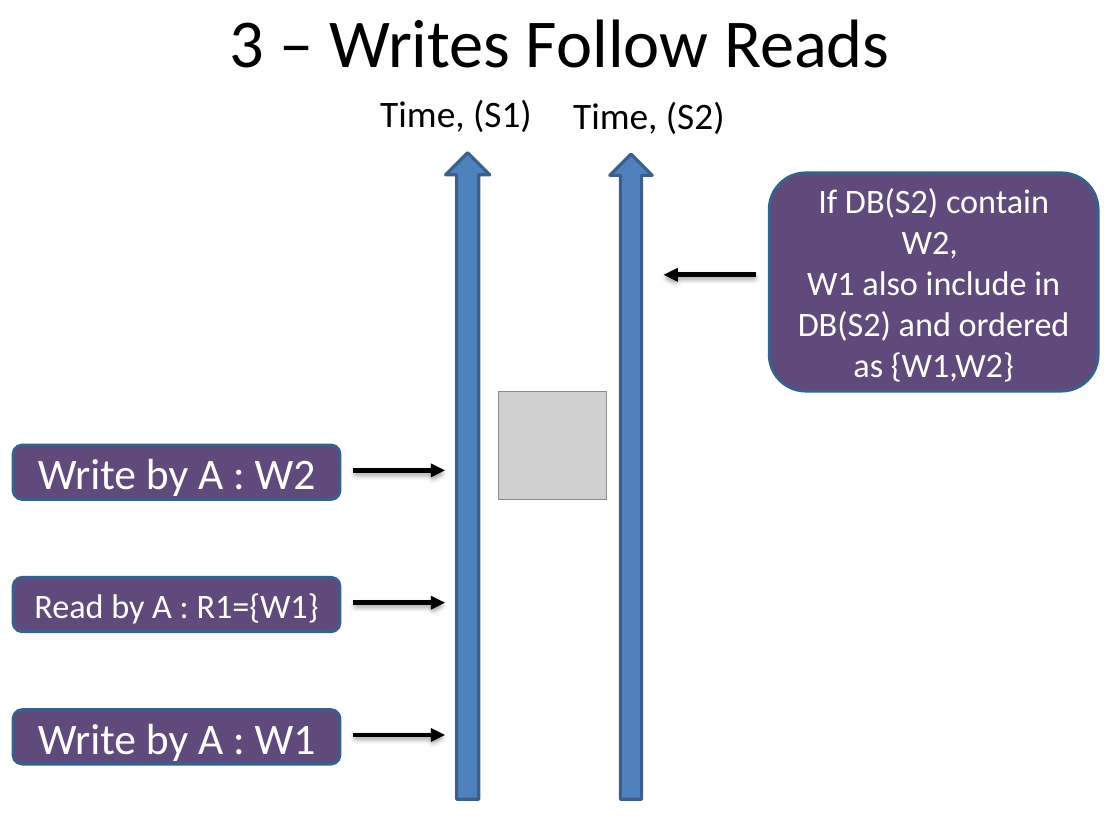
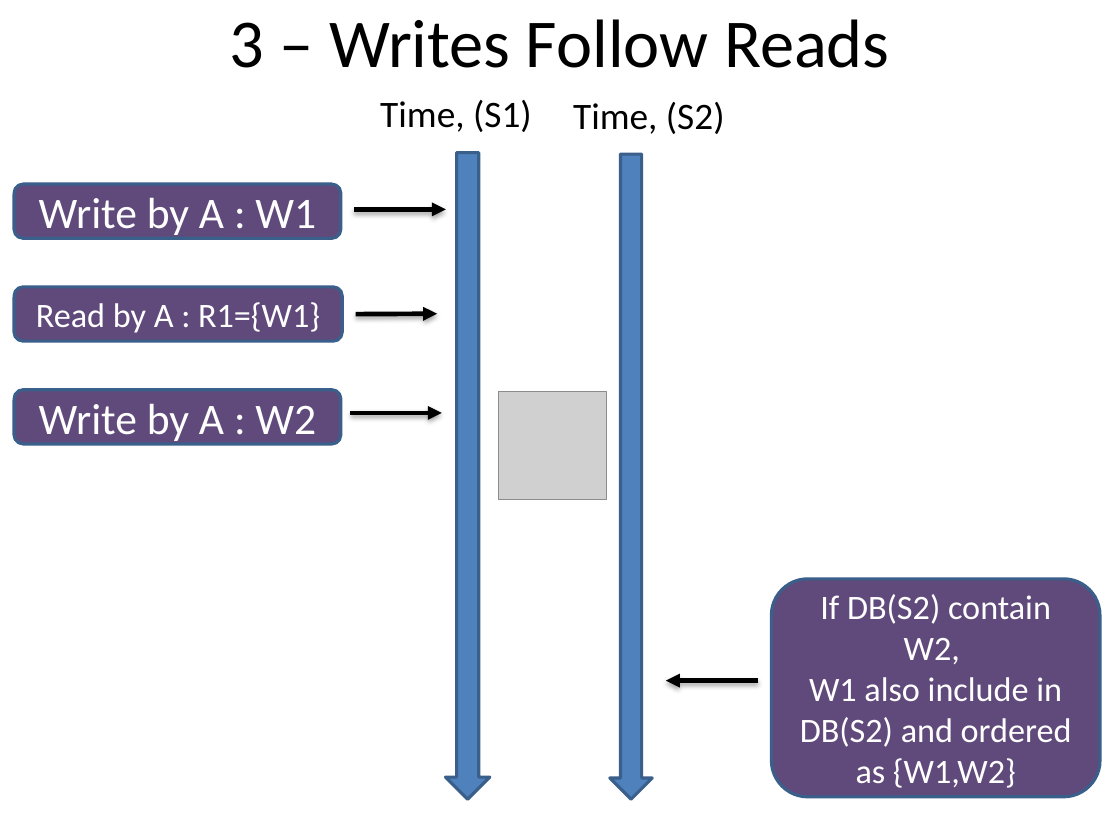
Before and after one commit to balidani/bomberman, a slide deck: slide 14 of presentation/slides_daniel.pptx. Drawn at 1120x840 pixels with LibreOffice and Linux fonts; fonts in the diff are those of the drawing; grey boxes stand for pictures. Boxes give left, top, right and bottom in pixels: in the first picture for what was removed or moved away, otherwise in the second. Text is boxed around its words. In the diff, an @@ line names an element or a change of style, - is before the commit and + after.

Commit message:
Filled the TODOs, diagram corretions
I filled the TODO bookmarks that I've seen. Also changed the arrow
directions with the common representation of notation of time for
computer science(arrow extends either right or down). Added existing
systems slide, I don't think I can add any more for the subtopic.

```diff
--- a/presentation/slides_daniel.pptx
+++ b/presentation/slides_daniel.pptx
@@ right arrow at (x1=445, y1=153, x2=490, y2=799): rotation 270 to 90 degrees @@
@@ right arrow at (x1=609, y1=155, x2=652, y2=800): rotation 270 to 90 degrees @@
@@ rounded rectangle "Write by A : W1" moved from (x1=13, y1=710, x2=340, y2=764) to (x1=15, y1=184, x2=342, y2=237) @@
@@ arrow moved from (354, 735) - (445, 735) to (354, 209) - (446, 209) @@
@@ rounded rectangle "Read by A : R1={W1}" moved from (x1=13, y1=578, x2=340, y2=632) to (x1=15, y1=287, x2=343, y2=340) @@
@@ arrow moved from (354, 603) - (445, 603) to (356, 315) - (437, 314) @@
@@ rounded rectangle "Write by A : W2" moved from (x1=13, y1=445, x2=340, y2=498) to (x1=15, y1=390, x2=342, y2=444) @@
@@ arrow moved from (354, 470) - (445, 470) to (351, 413) - (441, 413) @@
@@ rounded rectangle "If DB(S2) contain W2," moved from (x1=769, y1=174, x2=1098, y2=392) to (x1=772, y1=579, x2=1100, y2=797) @@
@@ arrow moved from (756, 274) - (664, 274) to (758, 681) - (665, 681) @@
```
Also in this commit, not shown: 6 other slides changed.
